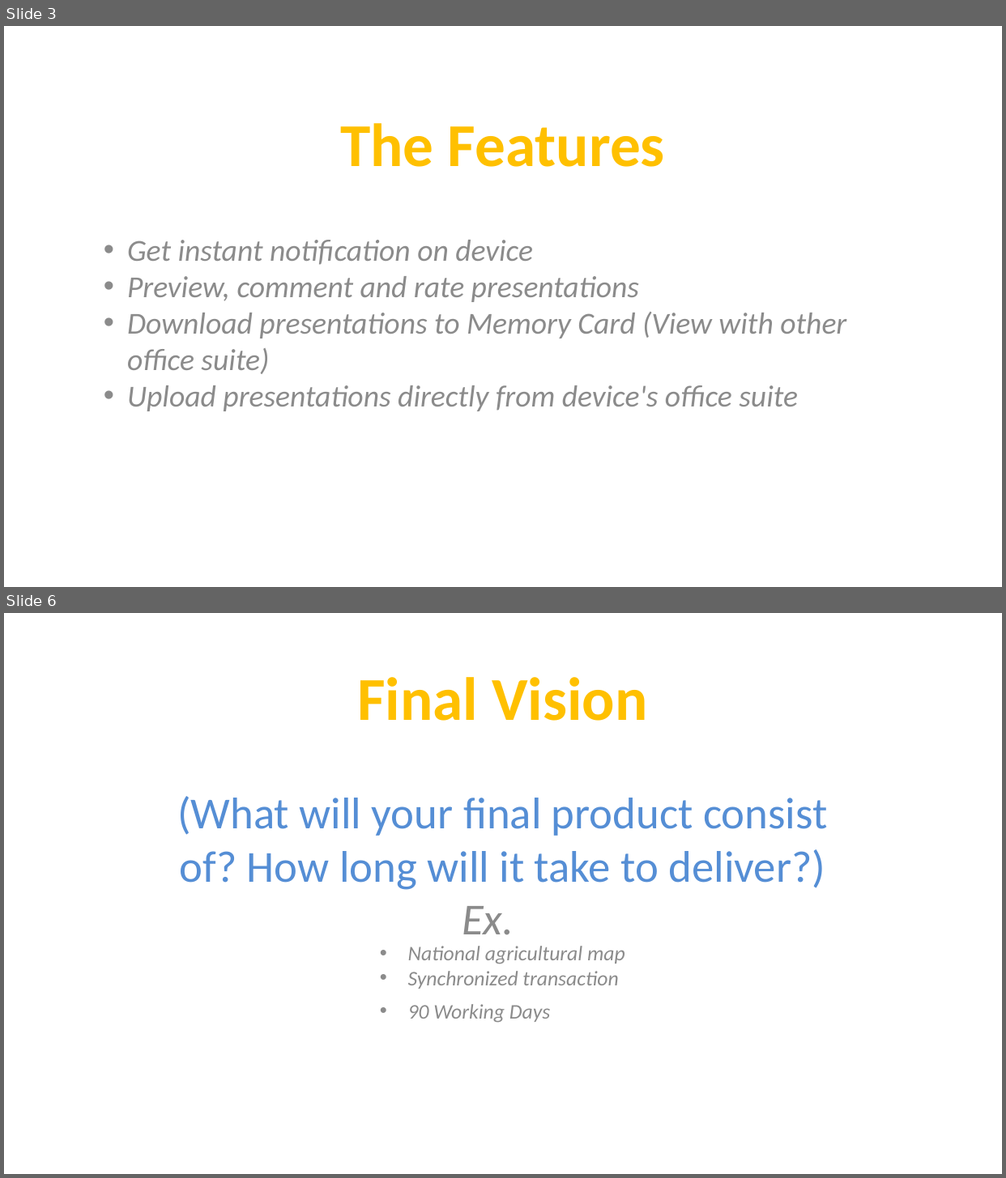
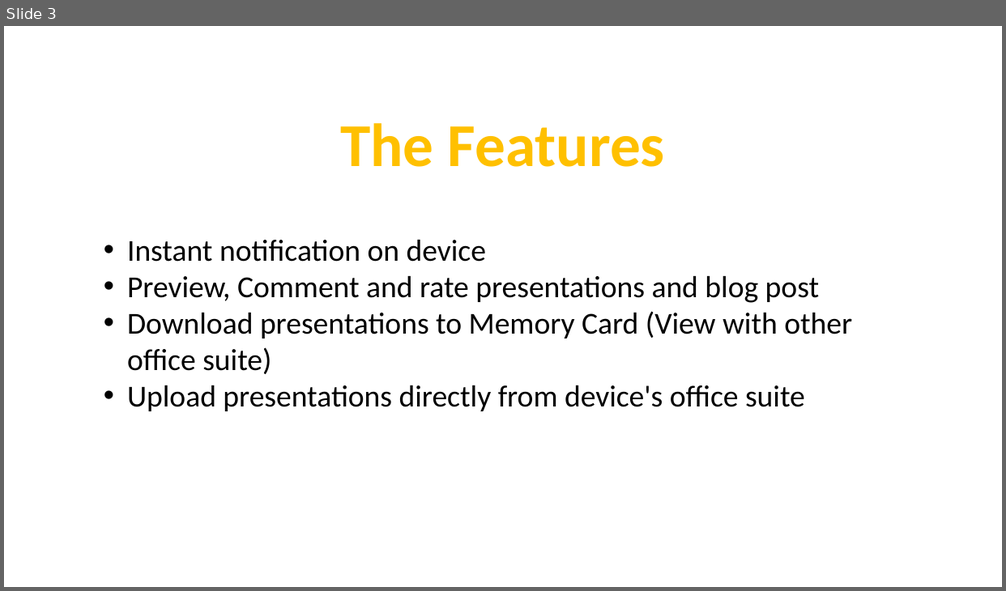
Before and after one commit to ServiceInnovationCamp/Group4, a slide deck: 4-ShikkhokBatayon.pptx. Shown one above the other, each under a label of ours: slides 3 and 6 before the commit, slide 3 after it; the slides between them are not shown. The pictures are 1006x1178 and 1006x591 pixels, drawn with LibreOffice and Linux fonts; fonts in the diff are those of the drawing; background and template pictures are left out. Boxes give left, top, right and bottom in pixels: in the first picture for what was removed or moved away, otherwise in the second. Text is boxed around its words. In the diff, an @@ line names an element or a change of style, - is before the commit and + after.

```diff
--- a/4-ShikkhokBatayon.pptx
+++ b/4-ShikkhokBatayon.pptx
@@ slide 6 removed at box(4, 613, 1002, 1174), background picture (left out) @@
@@ text removed at box(357, 677, 647, 721) @@
-Final Vision
@@ text removed at box(177, 796, 827, 935) @@
-(What will your final product consist of? How long will it take to deliver?)
-Ex.
@@ text removed at box(408, 946, 625, 989) @@
-• National agricultural map
-• Synchronized transaction
@@ text removed at box(408, 1004, 550, 1023) @@
-• 90 Working Days
@@ slide 3 changed as well @@
@@ text at box(127, 240, 819, 303): text changed; text colour #8B8B8B to #000000; italic off @@
-• Get instant notification on device
-• Preview, comment and rate presentations
+• Instant notification on device
+• Preview, Comment and rate presentations and blog post
@@ text at box(127, 311, 852, 412): text colour #8B8B8B to #000000, italic off in "Download presentations to Memory Card (View with ...", "Upload presentations directly from device's office suite" @@
```
Also in this commit, not shown: 2 other slides changed, 9 slides added, 4 other slides removed, 5 other files.
